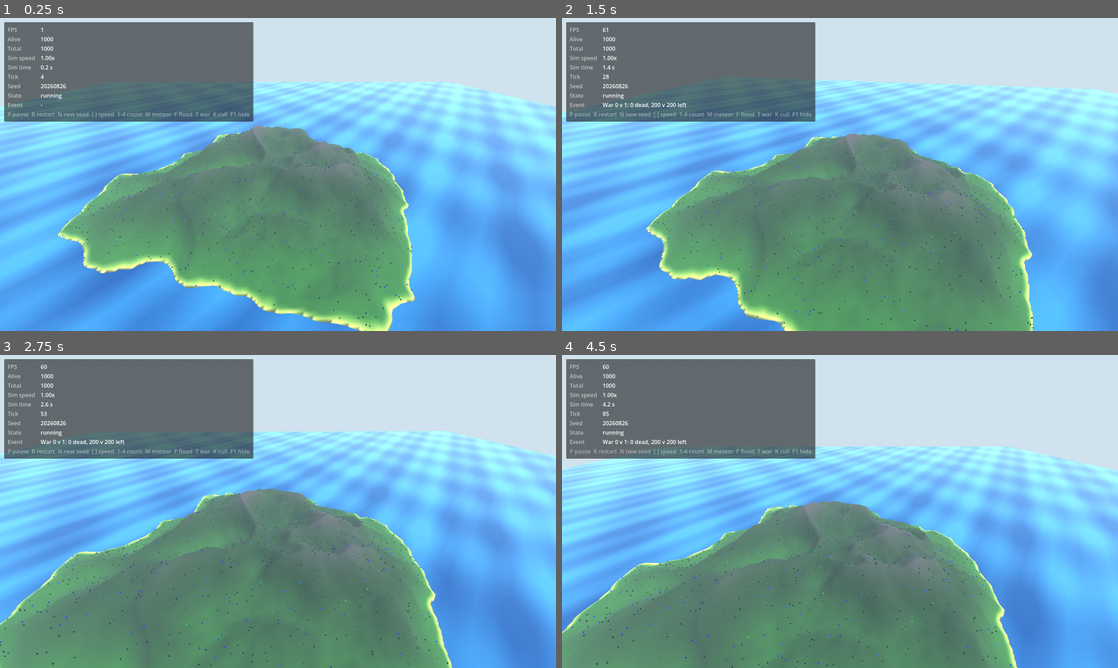
Above: before the commit, frames 1-4 (two rows, left to right).
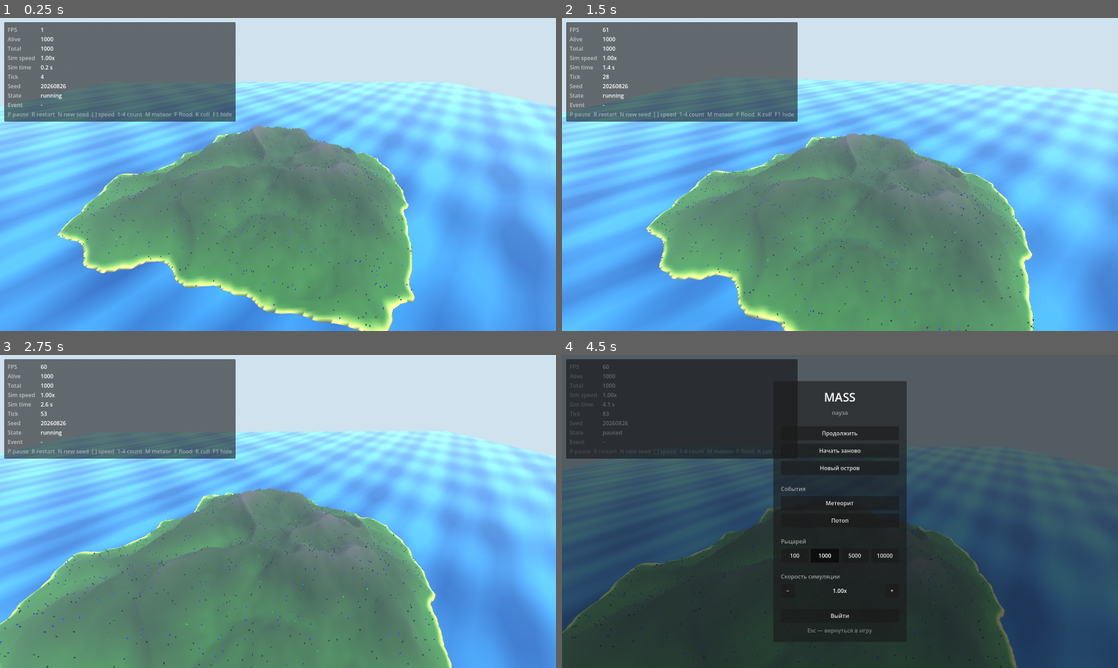
Above: after the commit, the same moments.

Repository: Twody2D/mass
Game: Godot game, scene res://scenes/main.tscn
The game is run twice, just before and just after one commit, with the same random seed, the same clock (stepped at 60 frames per second) and the same inputs.
Inputs (mouse positions are in pixels of both pictures, inside the frame that each line leads up to):
- Up to frame 1 (0.25 s): no input
- Up to frame 2 (1.5 s): tap Enter at 0.5 s; move the mouse to (867, 174) at 0.52 s; hold W from 0.53 s (still down); tap T at 0.6, 1.35 s; click (867, 174) at 0.67 s; tap Space at 0.77 s; move the mouse to (812, 174) at 1.27 s
- Up to frame 3 (2.75 s): keep holding W; tap Space at 1.52 s; move the mouse to (289, 505) at 2.02 s; tap Tab at 2.1 s; tap T at 2.3 s
- Up to frame 4 (4.5 s): move the mouse to (834, 517) at 2.77 s; tap Ctrl at 2.85 s; click (834, 517) at 2.92 s; tap Space at 3.02, 3.77 s; tap T at 3.05, 3.8 s; move the mouse to (878, 514) at 3.52 s; hold E 3.53-4.25 s; tap Escape at 4.15 s; release W at 4.25 s; click (840, 530) at 4.25 s, where only the run before the commit has a clickable "Война"

The runs differ from the first frame. In frame 1, 1.1% of the frame differs, in the area x 35-46%, y 1-34%; in frame 2, 1.6%; in frame 3, 1.9%; in frame 4, 100%, in the area x 0-100%, y 0-100%.

Commit message:
feat(events): pull War from the roster too, and log the spectacle roadmap
War's only reason to read bots.team was to pick two sides to fight.
Team is being replaced by a class axis (warrior/spearman/archer, next
up) which is a role, not a side, so War has nothing left to fight over
until it is redesigned around whatever "two sides" means once team is
gone. Same treatment as Zone/Drop: unregistered from EventManager, T
key and its pause-menu button removed, class stays for the redesign.

TODO.md gets the actual backlog from the spectacle discussion instead
of leaving it live only in conversation: classes (48), volcano with a
lava-flood extension folded in rather than kept separate (49), a giant
monster beaten by archers (50), a kraken (51), an earthquake (52), a
tornado (53), and a deliberately absurd tier - giant chicken/duck,
Minecraft-style creepers (54). None started; order is loose except
classes has to land before the monster, since archers are a class.

Diff:
--- a/scripts/events/event_manager.gd
+++ b/scripts/events/event_manager.gd
@@ -60,12 +60,15 @@
 func _ready() -> void:
 	_register(MeteorEvent.new())
 	_register(FloodEvent.new())
-	_register(TeamWarEvent.new())
-	# SafeZoneEvent and SupplyDropEvent are pulled from the roster, not
-	# deleted: mechanically both read as "boundary tightens, run inward,"
-	# indistinguishable from FloodEvent on screen, and neither earned its
-	# keep as a spectacle. Owner's call, 2026-08-30 — see TODO.md. Re-register
-	# here to bring either back once it has a real redesign.
+	# SafeZoneEvent, SupplyDropEvent and TeamWarEvent are pulled from the
+	# roster, not deleted. Zone/Drop: mechanically both read as "boundary
+	# tightens, run inward," indistinguishable from FloodEvent on screen, and
+	# neither earned its keep as a spectacle. War: its only reason to read
+	# bots.team was to pick two sides to fight; team is being replaced by a
+	# class axis (warrior/spearman/archer), which is not two opposing sides,
+	# so War has nothing to fight over until it is redesigned around
+	# whatever "two sides" means next. Owner's call, 2026-08-30 — see
+	# TODO.md. Re-register here to bring any of them back once redesigned.
 
 
 ## Decoration only. Kept off the simulation clock on purpose; see _visuals.
--- a/scripts/ui/debug_hud.gd
+++ b/scripts/ui/debug_hud.gd
@@ -34,7 +34,7 @@
 ## crowd thin out without ending the run.
 const CULL_FRACTION := 0.1
 
-const HINTS := "P pause  R restart  N new seed  [ ] speed  1-4 count  M meteor  F flood  T war  K cull  F1 hide"
+const HINTS := "P pause  R restart  N new seed  [ ] speed  1-4 count  M meteor  F flood  K cull  F1 hide"
 
 ## Assigned by Main, which owns the wiring.
 var main: Node
@@ -81,10 +81,6 @@
 			var flood: EventManager = main.events
 			if flood != null:
 				flood.trigger(&"flood")
-		KEY_T:
-			var war: EventManager = main.events
-			if war != null:
-				war.trigger(&"war")
 		KEY_K:
 			var bots: BotManager = main.bots
 			if bots != null:
--- a/scripts/ui/pause_menu.gd
+++ b/scripts/ui/pause_menu.gd
@@ -154,11 +154,6 @@
 		var events: EventManager = main.events
 		if events != null:
 			events.trigger(&"flood")))
-	column.add_child(_button("Война", func() -> void:
-		close()
-		var events: EventManager = main.events
-		if events != null:
-			events.trigger(&"war")))
 
 	column.add_child(_spacer(8))
 	column.add_child(_caption("Рыцарей"))
Not shown, changed: README.md
Not shown, changed: TODO.md
